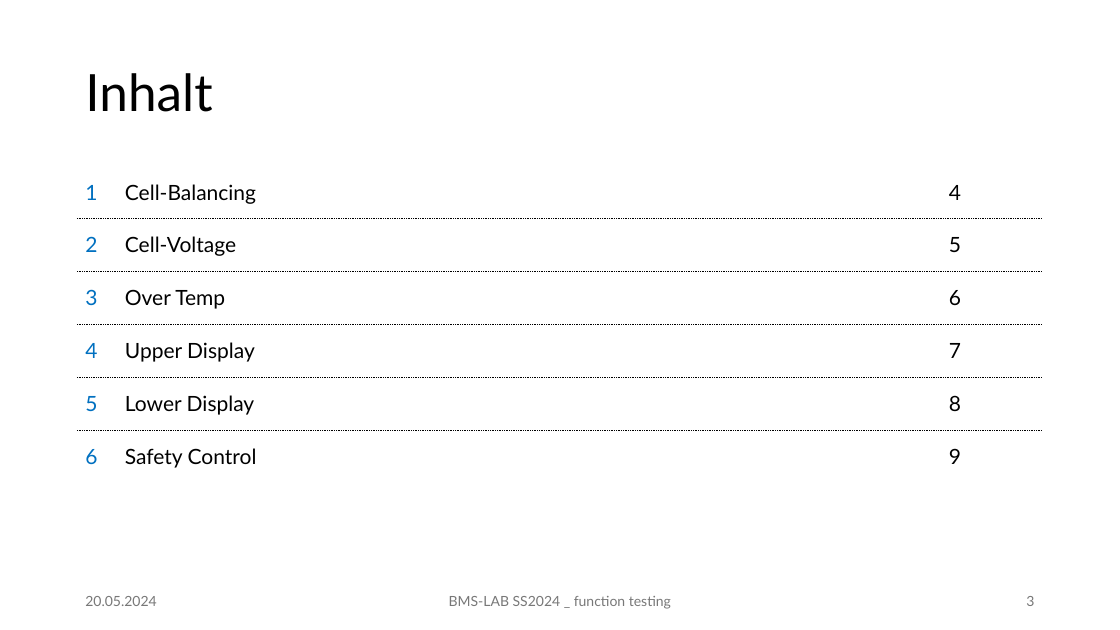
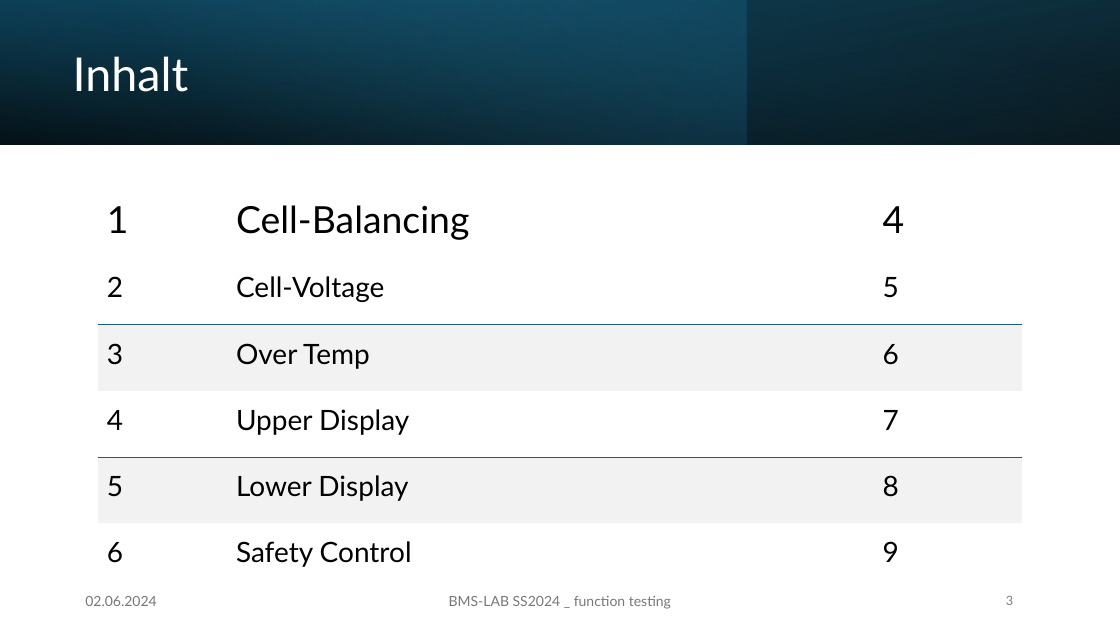
Before and after one commit to juscfz05/BMS_LAB_FZM, a slide deck: slide 3 of function_testing/function testing.pptx. Drawn at 1120x630 pixels with LibreOffice and Linux fonts; fonts in the diff are those of the drawing. Boxes give left, top, right and bottom in pixels: in the first picture for what was removed or moved away, otherwise in the second. Text is boxed around its words. In the diff, an @@ line names an element or a change of style, - is before the commit and + after.

Commit message:
Edited Powerpoint file

```diff
--- a/function_testing/function testing.pptx
+++ b/function_testing/function testing.pptx
@@ rectangle added at [0,0,1120,145], fill gradient #000000 to #104862 @@
@@ rectangle added at [0,0,747,145], fill gradient #156082 to #46B1E1 @@
@@ rectangle added at [0,0,1120,145], fill gradient #000000 to #156082 @@
@@ title "Inhalt": place and size @@
-title "Inhalt" at [85,73,212,112]
+title "Inhalt" at [73,56,189,92]
@@ title "Inhalt" at [73,56,189,92]: size 44 to 40 pt, text colour #000000 to #FFFFFF @@
@@ table at [98,181,1022,590] @@
@@ fill #FFFFFF to none in 12 cells @@
@@ fill #FFFFFF to #F2F2F2 in 6 cells @@
@@ size 18 to 32 pt in "1", "Cell-Balancing", "4" @@
@@ text colour #0070C0 to #000000 in "1", "2", "3", "4" and 2 more places @@
@@ size 18 to 24 pt in "2", "Cell-Voltage", "5", "3" and 11 more places @@
@@ borders changed @@
@@ table: place and size @@
-table at [77,166,1044,483]
+table at [98,181,1022,590]
@@ text at [85,596,156,606]: text changed @@
-20.05.2024
+02.06.2024
@@ page number: place and size @@
-page number at [1026,596,1034,606]
+page number at [1006,596,1013,605]
@@ page number at [1006,596,1013,605]: size 12 to 11 pt, text colour #797979 to #808080; more space between paragraphs @@
```
Also in this commit, not shown: 8 other slides changed, 1 slide added.
